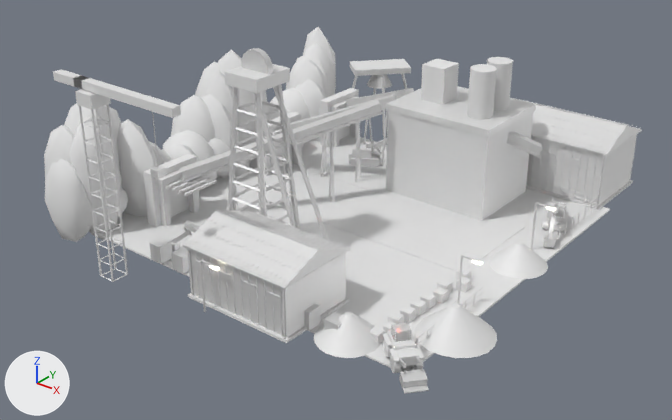
The FBX model Assets/Art/KayseriIsland/Models/Coal/Phase3/Mine_P3.fbx: old version first, new version second.
Camera for both pictures: a 50 mm camera at (-30.5, -124.3, 93.9) aimed at (-127.1, -3.7, 19.1). The lights are fixed; the arrows at lower left show +X, +Y and +Z. The picture after the commit comes second. Where no turn or scale is listed for an object, it has been applied to the vertices. Vertices at exactly the same position are counted once.

Names of what the first picture shows: 'Mine.Adit0', 'Mine.Apron', 'Mine.Cliff', 'Mine.Clutter', 'Mine.Conv0', 'Mine.Crane', 'Mine.Crusher', 'Mine.Excav3', 'Mine.Headframe', 'Mine.Lamp1', 'Mine.Lamp2', 'Mine.Plant', 'Mine.Spoil0', 'Mine.Spoil1', 'Mine.Spoil3', 'Mine.Winder' and 14 more.
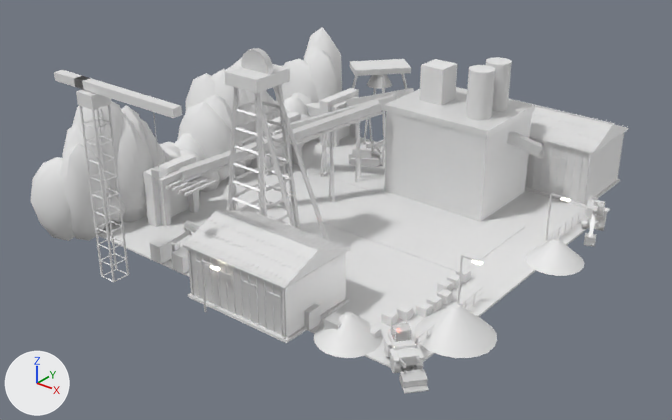
Where the change shows, as pixel boxes [x1, y1, x2, y2] in the pictures (672 x 420 px):
'Mine.Cliff', reshaped (6% wider)
    before: [44, 27, 336, 242]
    after: [31, 27, 342, 241]
'Mine.Plant', moved
    before: [386, 57, 536, 221]
    after: [384, 57, 535, 222]
'Mine.Crusher', moved
    before: [510, 98, 642, 210]
    after: [509, 98, 629, 208]
'Mine.Crane', moved
    before: [53, 69, 181, 282]
    after: [54, 70, 182, 282]
'Mine.Spoil3', moved
    before: [489, 242, 548, 279]
    after: [525, 239, 584, 276]
'Mine.Excav3', moved
    before: [542, 197, 569, 248]
    after: [581, 196, 607, 247]
'Mine.Lamp1', moved
    before: [531, 202, 556, 250]
    after: [545, 193, 570, 240]
'Mine.Lamp2', moved
    before: [200, 260, 219, 312]
    after: [201, 260, 220, 312]

The edits, one by one:
me_mine_cliff_001 is used by ob_mine_cliff; location (0.0, 0.0, 16.0).
me_mine_cliff_001 had 2100 vertices, 4000 faces and spanned x -170.2..-153.4, y -38.7..40.1, z -3.4..25.0.
me_mine_cliff_001 now has 2100 vertices, 4000 faces and spans x -171.3..-154.2, y -40.7..41.1, z -3.5..24.3.
me_mine_cliff_001 part 1: 2100 of 2100 vertices moved; they spanned x -170.2..-153.4, y -38.7..40.1, z -3.4..25.0 and now span x -171.3..-154.2, y -40.7..41.1, z -3.5..24.3; mean shift (0.5, 0.0, 0.1).
Object 'Mine.Crusher' (ob_mine_crusher) moves from (-104.0, 40.3, 16.3) to (-106.3, 39.3, 16.3).
Object 'Mine.Spoil3' (ob_mine_spoil3) moves from (-93.3, 3.8, 16.3) to (-89.0, 8.7, 16.3).
Object 'Mine.Excav3' (ob_mine_excav3) moves from (-95.1, 21.2, 16.3) to (-89.8, 26.1, 16.3).
Object 'Mine.Lamp2' (ob_mine_lamp2) moves from (-124.0, -40.2, 16.3) to (-123.9, -40.2, 16.3).
Object 'Mine.Crane' (ob_mine_crane) moves from (-144.0, -41.7, 16.3) to (-143.8, -41.7, 16.3).
Object 'Mine.Plant' (ob_mine_plant) moves from (4.5, 4.5, 16.0) to (4.5, 4.0, 16.0).
Object 'Mine.Lamp1' (ob_mine_lamp1) moves from (-94.0, 9.9, 16.3) to (-93.7, 14.8, 16.3).
